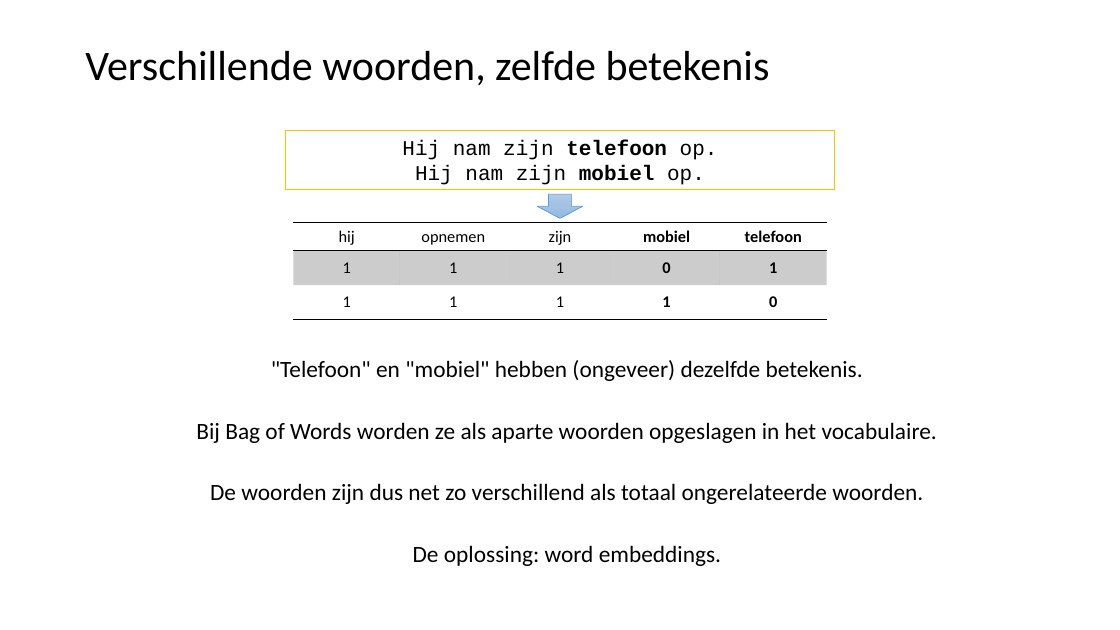
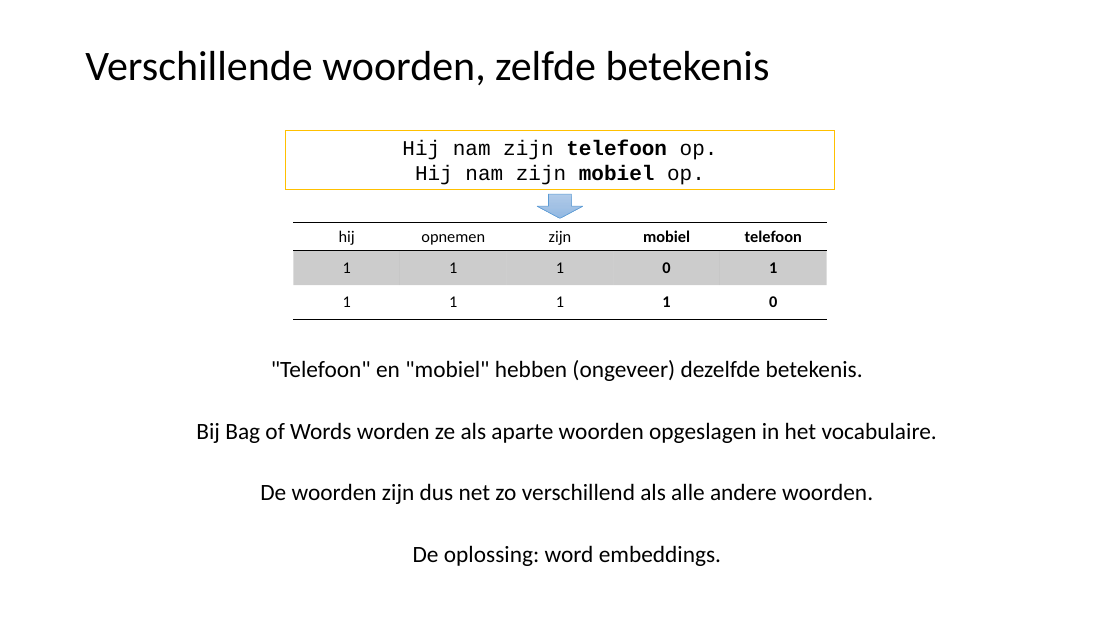
Before and after one commit to LFKoning/knowledge-sharing, a slide deck: slide 43 of python_trainees/5_nlp/python_traineeship_5.pptx. Drawn at 1120x630 pixels with LibreOffice and Linux fonts; fonts in the diff are those of the drawing. Boxes give left, top, right and bottom in pixels: in the first picture for what was removed or moved away, otherwise in the second. Text is boxed around its words. In the diff, an @@ line names an element or a change of style, - is before the commit and + after.

```diff
--- a/python_trainees/5_nlp/python_traineeship_5.pptx
+++ b/python_trainees/5_nlp/python_traineeship_5.pptx
@@ text at (x1=260, y1=483, x2=873, y2=504): text changed @@
-De woorden zijn dus net zo verschillend als totaal ongerelateerde woorden.
+De woorden zijn dus net zo verschillend als alle andere woorden.
```
Also in this commit, not shown: 16 other slides changed, 9 other files.
